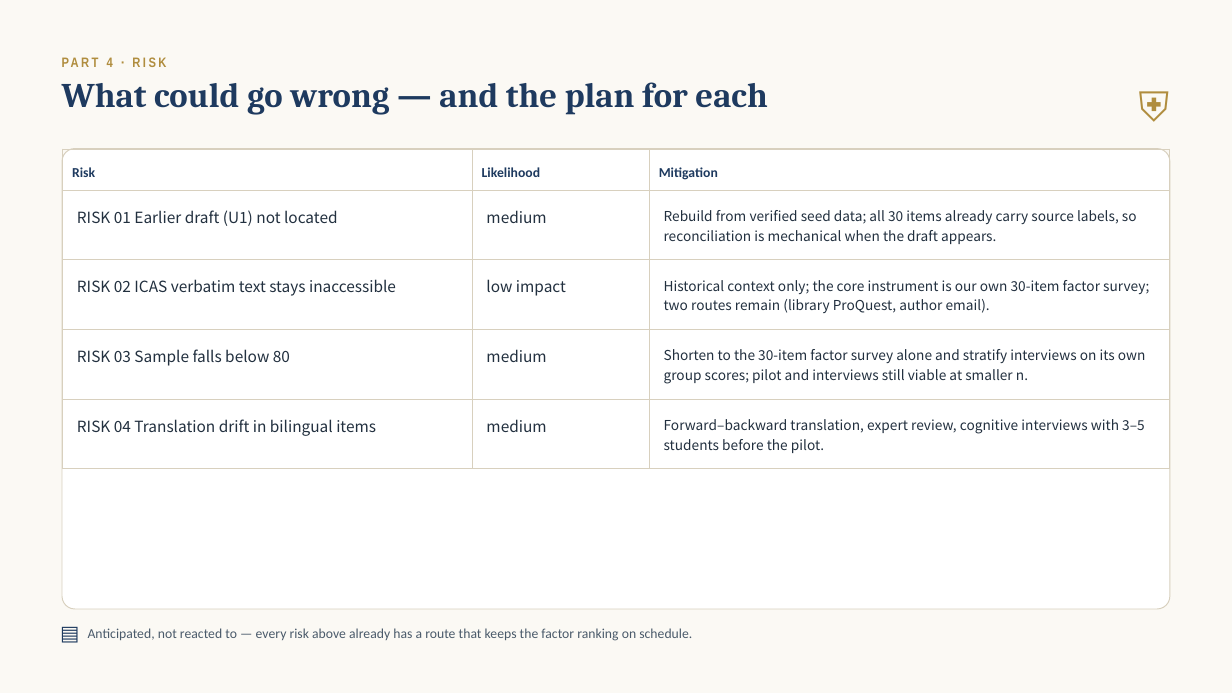
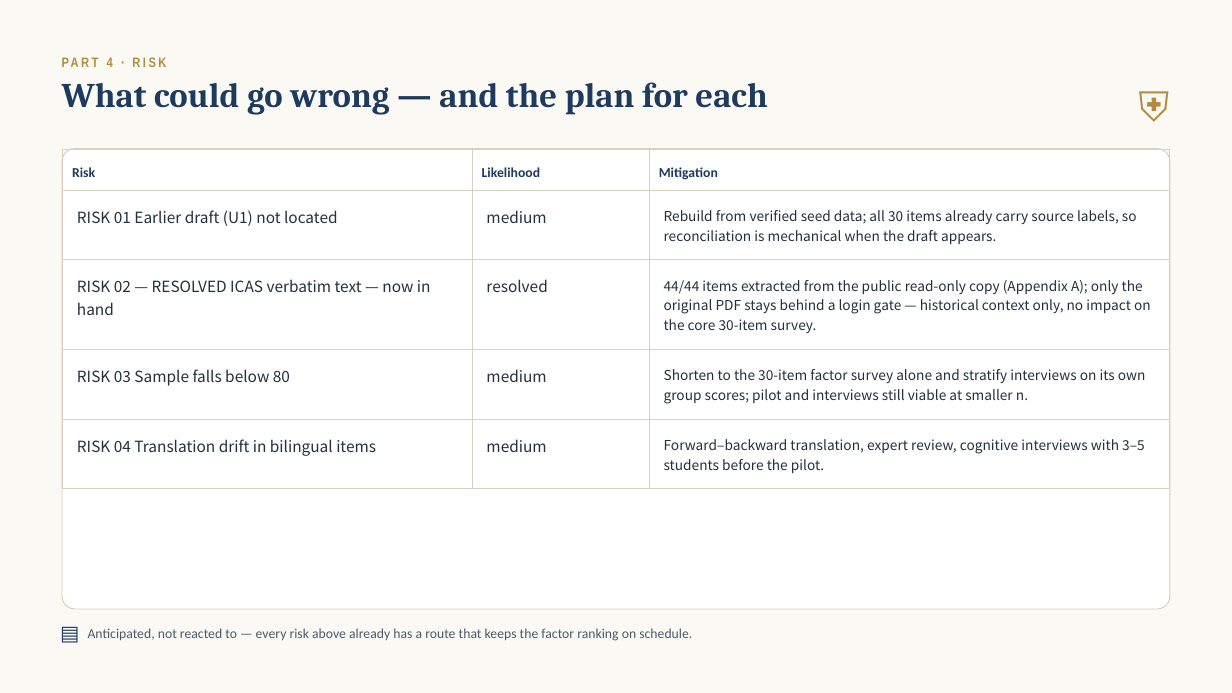
Before and after one commit to longme179/GLM-sessions-sandbox-archive, a slide deck: slide 12 of projects/SPNC/deliverables/SPNC_progress_report_supervisor.pptx. Drawn at 1232x693 pixels with LibreOffice and Linux fonts; fonts in the diff are those of the drawing; background and template pictures are left out. Boxes give left, top, right and bottom in pixels: in the first picture for what was removed or moved away, otherwise in the second. Text is boxed around its words. In the diff, an @@ line names an element or a change of style, - is before the commit and + after.

Commit message:
SPNC session 7 final: ICAS resolved — Chiang 2006 opened via public copy, 44/44 items verbatim (ICAS_ITEMS.md), UMI corrected to 3249927; deck slide 4 (6/6) + slide 12 (risk RESOLVED) + sotay Q&A 5.6 updated; ledgers mirrored; synced host md5 4/4

```diff
--- a/projects/SPNC/deliverables/SPNC_progress_report_supervisor.pptx
+++ b/projects/SPNC/deliverables/SPNC_progress_report_supervisor.pptx
@@ table at (63,149,1169,477) @@
-row 3: RISK 02 ICAS verbatim text stays inaccessible | low impact | Historical context only; the core instrument is our own 30-item factor survey; two routes remain (library ProQuest, author email).
+row 3: RISK 02 — RESOLVED ICAS verbatim text — now in hand | resolved | 44/44 items extracted from the public read-only copy (Appendix A); only the original PDF stays behind a login gate — historical context only, no impact on the core 30-item survey.
```
Also in this commit, not shown: 1 other slide changed, 6 other files.
